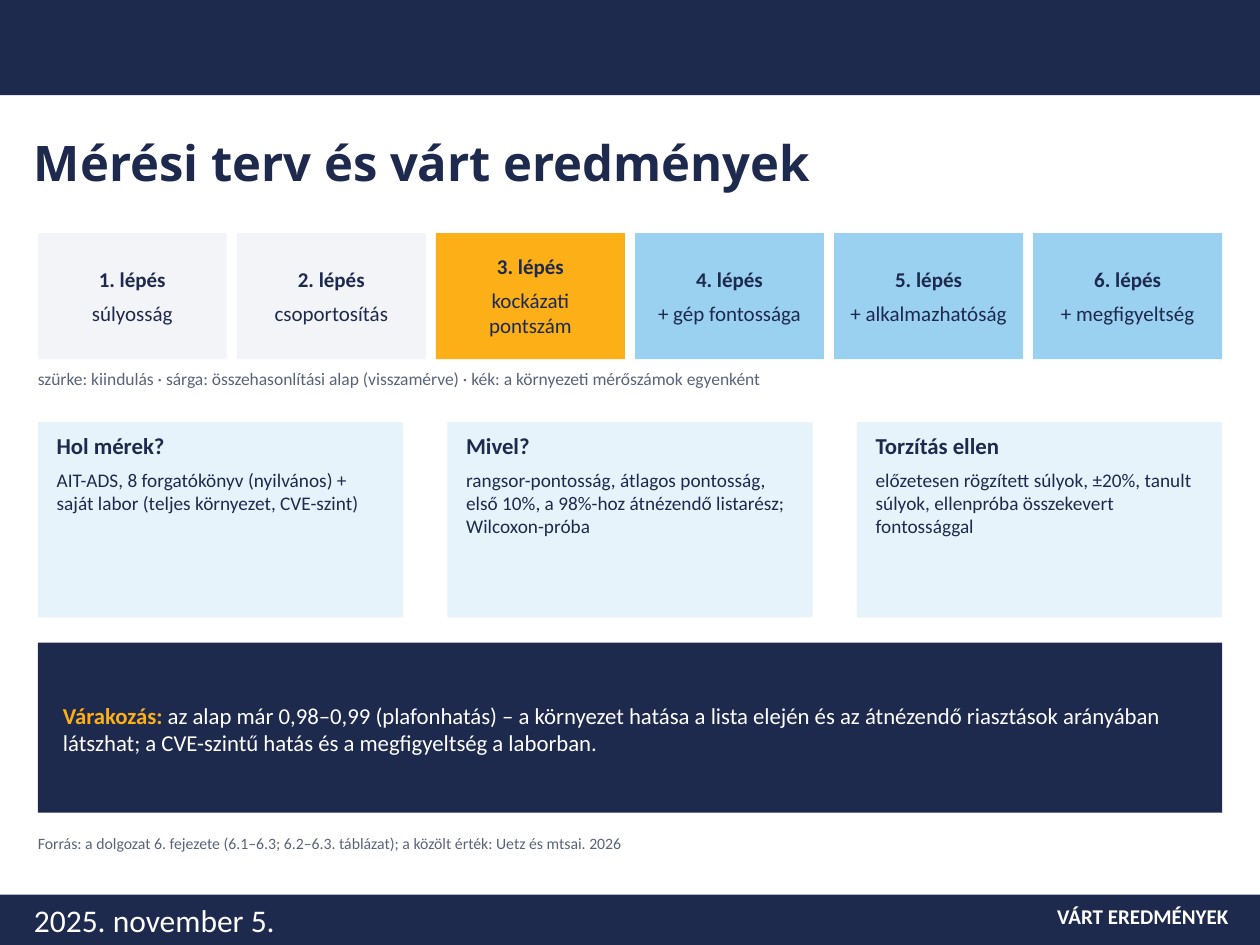
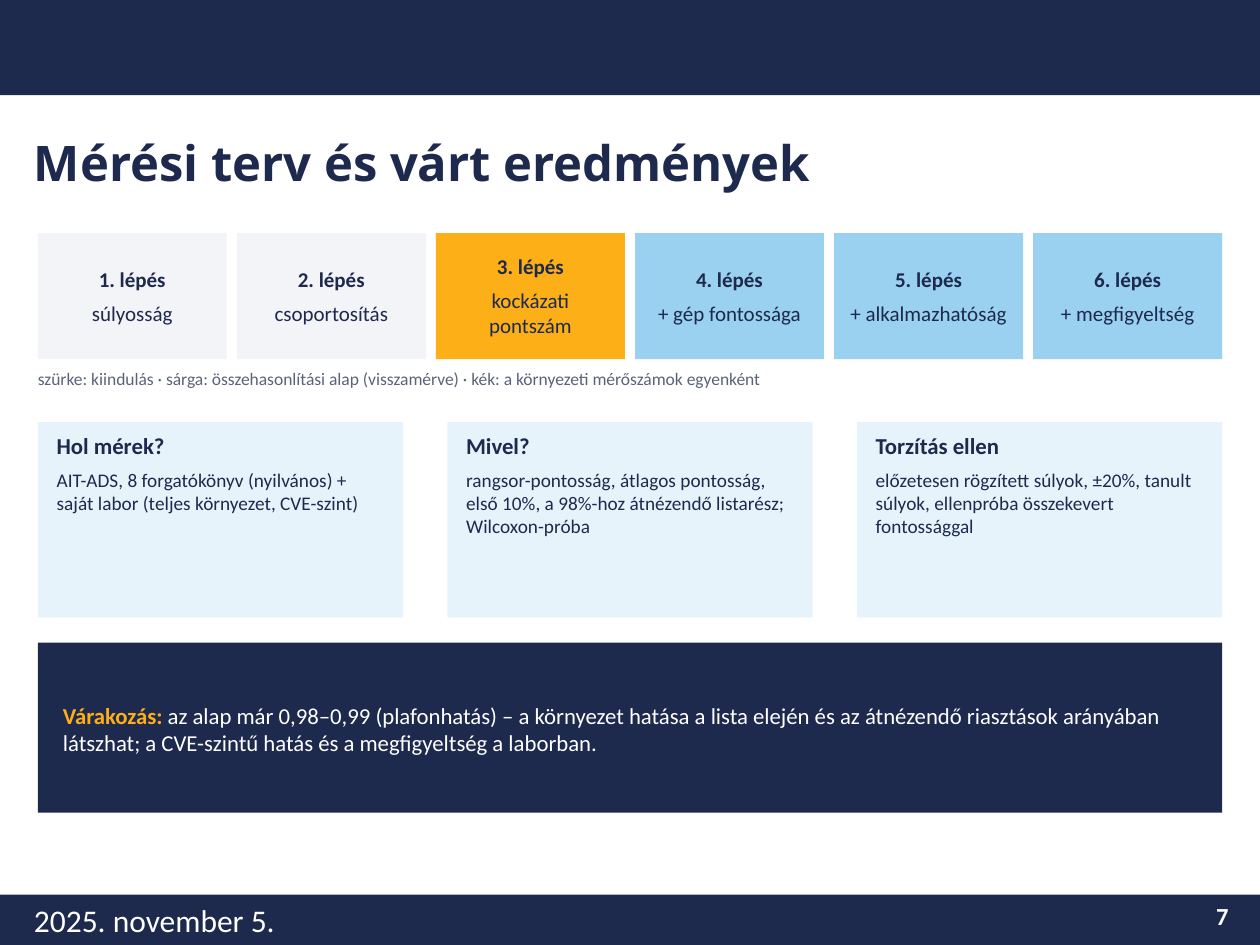
Before and after one commit to nagyjozsef0311/diplomamunka-alert-aggregation, a slide deck: slide 7 of docs/prezentaciok/dm2_beszamolo.pptx. Drawn at 1260x945 pixels with LibreOffice and Linux fonts; fonts in the diff are those of the drawing; background and template pictures are left out. Boxes give left, top, right and bottom in pixels: in the first picture for what was removed or moved away, otherwise in the second. Text is boxed around its words. In the diff, an @@ line names an element or a change of style, - is before the commit and + after.

```diff
--- a/docs/prezentaciok/dm2_beszamolo.pptx
+++ b/docs/prezentaciok/dm2_beszamolo.pptx
@@ text removed at box(38, 838, 621, 852) @@
-Forrás: a dolgozat 6. fejezete (6.1–6.3; 6.2–6.3. táblázat); a közölt érték: Uetz és mtsai. 2026
@@ text at box(1216, 909, 1228, 925): text changed; size 12 to 14 pt @@
-VÁRT EREDMÉNYEK
+7
```
Also in this commit, not shown: 5 other slides changed, 1 slide added, 2 other files.
